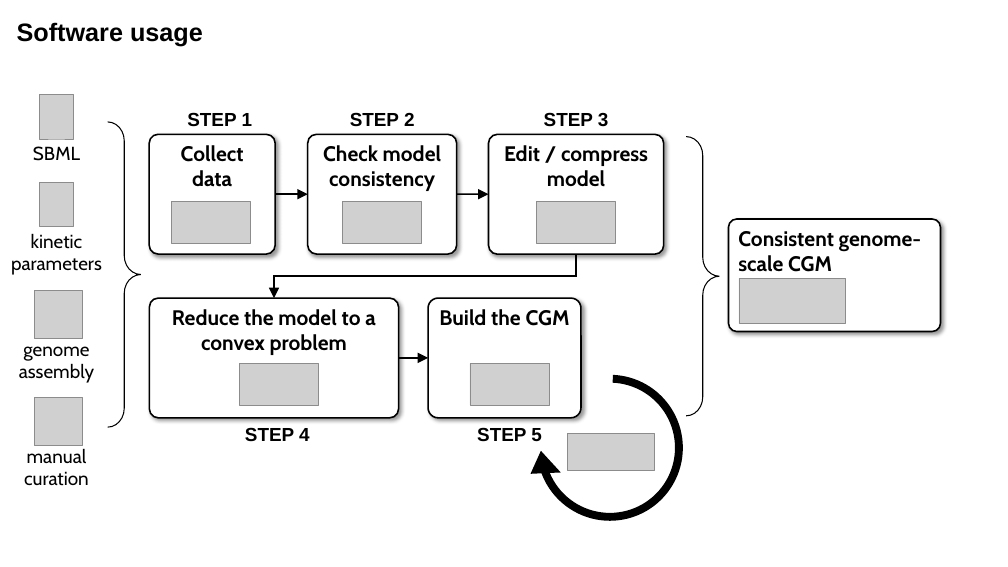
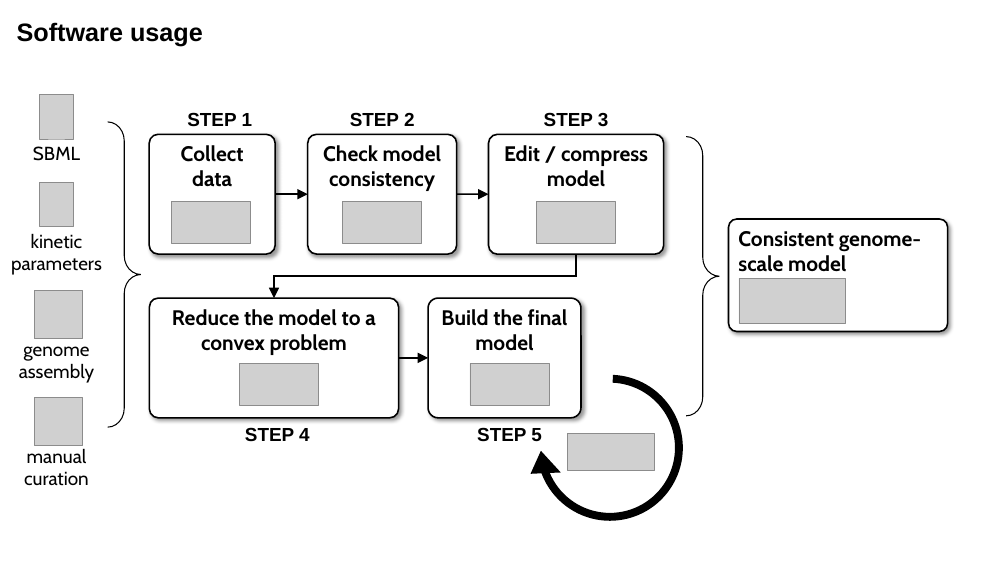
Before and after one commit to charlesrocabert/gbapy, a slide deck: slide 7 of doc/genome_scale_pipeline/genome_scale_pipeline.pptx. Drawn at 1008x567 pixels with LibreOffice and Linux fonts; fonts in the diff are those of the drawing; grey boxes stand for pictures. Boxes give left, top, right and bottom in pixels: in the first picture for what was removed or moved away, otherwise in the second. Text is boxed around its words. In the diff, an @@ line names an element or a change of style, - is before the commit and + after.

```diff
--- a/doc/genome_scale_pipeline/genome_scale_pipeline.pptx
+++ b/doc/genome_scale_pipeline/genome_scale_pipeline.pptx
@@ rounded rectangle "Consistent genome-scale model" resized from (x1=729, y1=219, x2=941, y2=332) to (x1=729, y1=219, x2=948, y2=332) @@
@@ text in rounded rectangle at (x1=738, y1=231, x2=921, y2=272): text changed @@
-Consistent genome-scale CGM
+Consistent genome-scale model
@@ text in rounded rectangle at (x1=441, y1=309, x2=568, y2=351): text changed @@
-Build the CGM
+Build the final model
```
Also in this commit, not shown: 2 other slides changed, 52 other files.
